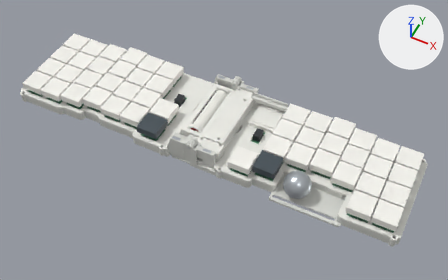
An edit to the Blender file 3d-models/folding-unibody/generated/komoro-folding-conformal-battery.blend, drawn before and after from the same camera.
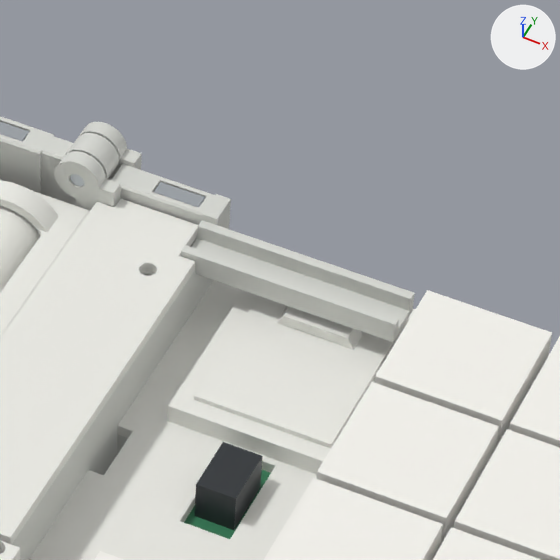
Each version appears first whole from a 50 mm camera at (0.1471, -0.2424, 0.341) aimed at (0.0111, 0.0297, 0.0009), and next in a close-up on the part from 49% to 70% of the width and 20% to 53% of the height. Every picture has the same lights, and +X, +Y and +Z are marked at upper right. The last two pictures show the newer version.

Before the edit, the objects in view are built like this:
```python
me_power_lid = bpy.data.meshes.new('power_lid')
me_power_lid.from_pydata(...)  # 520 vertices, 1044 faces; spans x 0.0028..0.018, y 0.014..0.0697, z 0.0148..0.0163
me_power_lid.materials.append(mat_ivory___printed_plate)  # white #ecece6
me_right_pcb_reference = bpy.data.meshes.new('right_PCB_reference')
me_right_pcb_reference.from_pydata(...)  # 554 vertices, 1104 faces; spans x 0.0201..0.1486, y 0.0..0.074, z 0.0045..0.0061
me_right_pcb_reference.materials.append(mat_pcb_reference)  # dark green #357c57
me_right_tray = bpy.data.meshes.new('right_tray')
me_right_tray.from_pydata(...)  # 11082 vertices, 22208 faces; spans x -0.016..0.151, y -0.005..0.076, z 0.0..0.022
me_right_tray.materials.append(mat_warm_grey___printed_tray)  # light grey #d7d8d3
ob_01_open___power_lid = bpy.data.objects.new('01_Open / power_lid', me_power_lid)
ob_01_open___power_lid.location = (0.0, 0.0, 0.0)
ob_01_open___right_pcb_reference = bpy.data.objects.new('01_Open / right_PCB_reference', me_right_pcb_reference)
ob_01_open___right_pcb_reference.location = (0.0, 0.0, 0.0)
ob_01_open___right_tray = bpy.data.objects.new('01_Open / right_tray', me_right_tray)
ob_01_open___right_tray.location = (0.0, 0.0, 0.0)
# also in view: '01_Open / left_tray' at (-0.0738, 0.0364, 0.0108); '01_Open / right_key_05' at (0.0701, 0.0635, 0.0138); '01_Open / right_key_19' at (0.0531, 0.0295, 0.0138); '01_Open / right_key_08' at (0.0531, 0.0465, 0.0138); '01_Open / right_plate' at (0.0843, 0.0364, 0.0093)
```
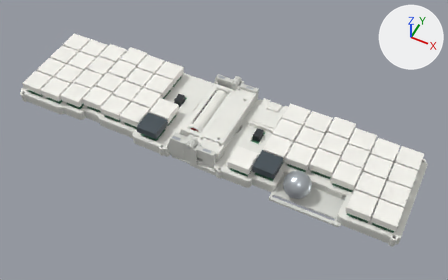
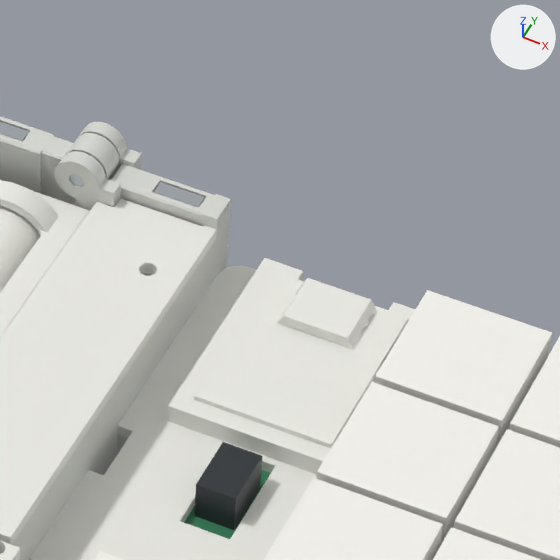
Boxes [x1, y1, x2, y2] around the edits, measured in the close-ups (560 x 560 px; the box of a moved part takes in the faces that stretch with it):
```json
{"object": "01_Open / right_tray", "change": "reshaped", "before": [0, 122, 415, 560], "after": [0, 122, 231, 560]}
{"part": 1, "of": "me_right_tray", "change": "moved or reshaped", "before": [179, 218, 415, 342], "after": [179, 218, 226, 327]}
{"part": 2, "of": "me_power_lid", "change": "moved or reshaped", "before": [10, 199, 198, 545], "after": [10, 199, 217, 545]}
```

The change, as JSON lines over the scene's bpy script:
```json
{"block": "me_right_tray", "where": "# used by ob_01_open___right_tray; location = (0.0, 0.0, 0.0)"}
{"op": "remove", "block": "me_right_tray", "code": "me_right_tray.from_pydata(...)  # 11082 vertices, 22208 faces; spans x -0.016..0.151, y -0.005..0.076, z 0.0..0.022"}
{"op": "add", "block": "me_right_tray", "code": "me_right_tray.from_pydata(...)  # 11095 vertices, 22242 faces; spans x -0.016..0.151, y -0.005..0.076, z 0.0..0.022"}
{"block": "me_right_tray", "change": "me_right_tray part 1: 5 vertices moved within x 0.0..0.011, y 0.058..0.07, z 0.015..0.019; 19 vertices removed from x 0.016..0.044, y 0.064..0.07, z 0.014..0.017; 32 vertices added at x 0.015..0.045, y 0.066..0.074, z 0.002..0.015"}
{"block": "me_right_tray", "change": "other edits to the shape of me_right_tray do not show in these pictures"}
{"block": "me_power_lid", "where": "# used by ob_01_open___power_lid; location = (0.0, 0.0, 0.0)"}
{"op": "remove", "block": "me_power_lid", "code": "me_power_lid.from_pydata(...)  # 520 vertices, 1044 faces; spans x 0.0028..0.018, y 0.014..0.0697, z 0.0148..0.0163"}
{"op": "add", "block": "me_power_lid", "code": "me_power_lid.from_pydata(...)  # 520 vertices, 1044 faces; spans x 0.0028..0.018, y 0.014..0.07, z 0.0148..0.0163"}
{"block": "me_power_lid", "change": "me_power_lid part 2"}
{"block": "me_power_lid", "change": "5 vertices are removed from x 0.0158..0.018, y 0.0638..0.0697, z 0.0148..0.0163"}
{"block": "me_power_lid", "change": "129 faces are deleted"}
{"block": "me_power_lid", "change": "1 vertex moves from x 0.018, y 0.0638, z 0.0148 to x 0.018, y 0.07, z 0.0148"}
{"block": "me_power_lid", "change": "5 vertices are added at (0.0163, 0.0697, 0.0163), (0.018, 0.07, 0.0163), (0.0163, 0.07, 0.0163), (0.0163, 0.0697, 0.0148), (0.0163, 0.07, 0.0148)"}
{"block": "me_power_lid", "change": "129 new faces join them"}
```
